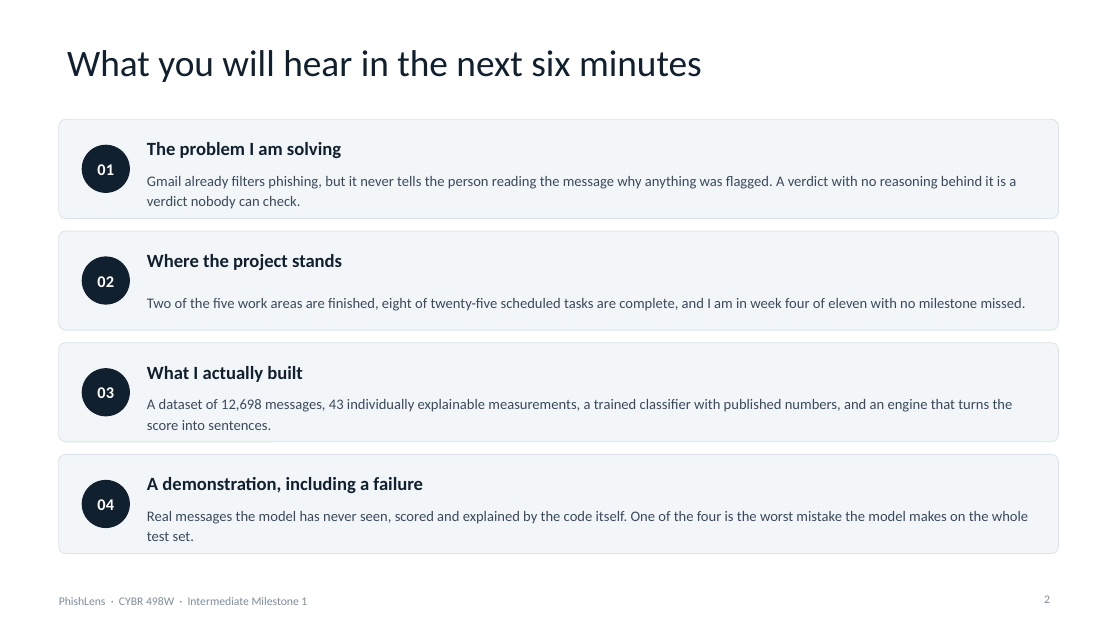
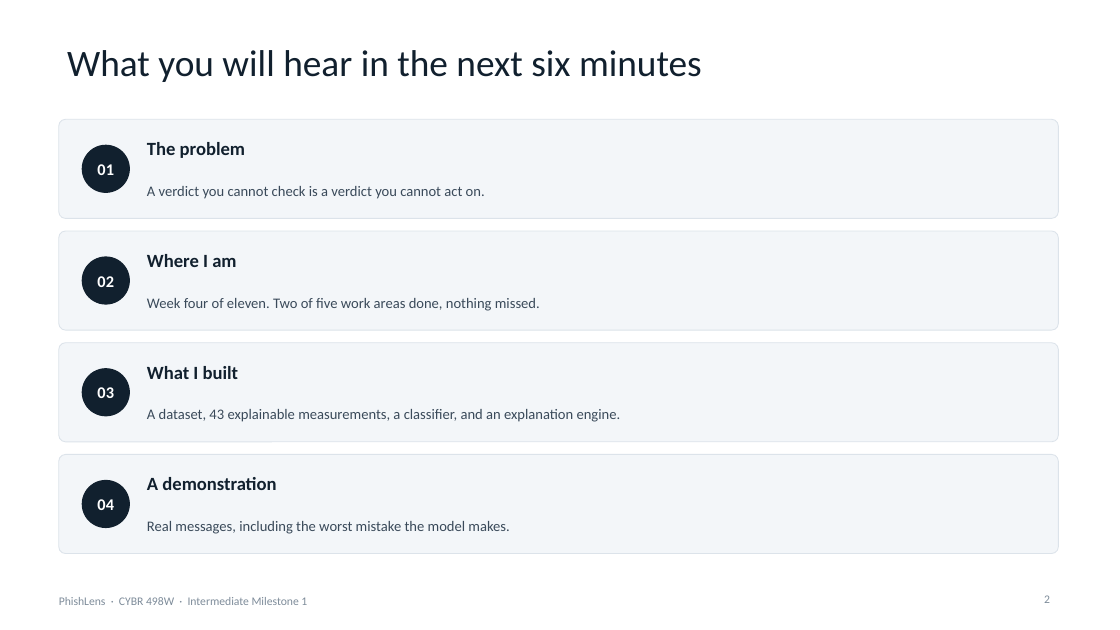
Before and after one commit to connorschell/PhishLens, a slide deck: slide 2 of 06_Deliverables/IM1_Presentation.pptx. Drawn at 1120x630 pixels with LibreOffice and Linux fonts; fonts in the diff are those of the drawing. Boxes give left, top, right and bottom in pixels: in the first picture for what was removed or moved away, otherwise in the second. Text is boxed around its words. In the diff, an @@ line names an element or a change of style, - is before the commit and + after.

```diff
--- a/06_Deliverables/IM1_Presentation.pptx
+++ b/06_Deliverables/IM1_Presentation.pptx
@@ text at (147, 142, 245, 158): text changed @@
-The problem I am solving
+The problem
@@ text at (147, 186, 485, 199): text changed @@
-Gmail already filters phishing, but it never tells the person reading the message why anything was flagged. A verdict with no reasoning behind it is a verdict nobody can check.
+A verdict you cannot check is a verdict you cannot act on.
@@ text at (147, 254, 236, 267): text changed @@
-Where the project stands
+Where I am
@@ text at (147, 298, 540, 311): text changed @@
-Two of the five work areas are finished, eight of twenty-five scheduled tasks are complete, and I am in week four of eleven with no milestone missed.
+Week four of eleven. Two of five work areas done, nothing missed.
@@ text at (147, 366, 239, 379): text changed @@
-What I actually built
+What I built
@@ text at (147, 409, 621, 422): text changed @@
-A dataset of 12,698 messages, 43 individually explainable measurements, a trained classifier with published numbers, and an engine that turns the score into sentences.
+A dataset, 43 explainable measurements, a classifier, and an explanation engine.
@@ text at (147, 477, 276, 490): text changed @@
-A demonstration, including a failure
+A demonstration
@@ text at (147, 521, 509, 534): text changed @@
-Real messages the model has never seen, scored and explained by the code itself. One of the four is the worst mistake the model makes on the whole test set.
+Real messages, including the worst mistake the model makes.
```
Also in this commit, not shown: 9 other slides changed, 4 other files.
